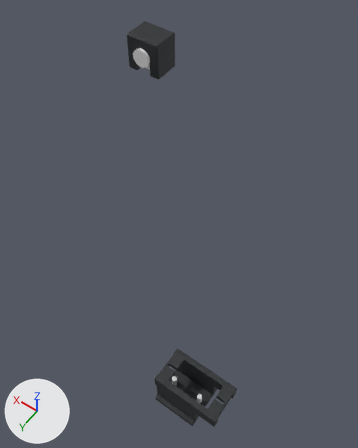
An edit to the Blender file hardware/robot-design/round-yaw-v2/revision-20261011-nomi-layoutA/print-split-v6/EffMeet2_NOMI_布局A_v6_紧凑候选.blend, drawn before and after from the same camera.
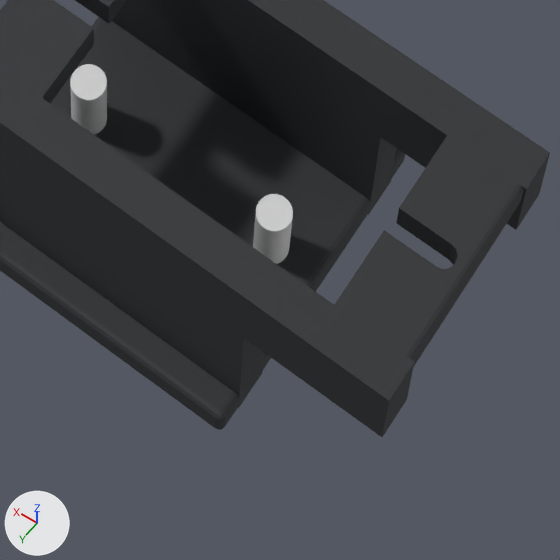
The first picture shows the older version from a camera (50 mm lens) standing at (-0.0953, 0.0774, 0.2702) and looking at (-0.0197, -0.0285, 0.1037). The close-ups show the older and then the newer version on the part from 45% to 67% of the width and 82% to 99% of the height of that picture. Only the edits that show in the close-ups are written down. Lighting does not change. The marker at lower left points along +X, +Y and +Z. The same objects are shown in both versions, whatever each file hides.

The first close-up shows 'N6_SERVO_ADJUSTABLE_CRADLE', 'N6_SERVO_ADJUSTABLE_CRADLE_HOLE_10', 'N6_SERVO_ADJUSTABLE_CRADLE_HOLE_11'.
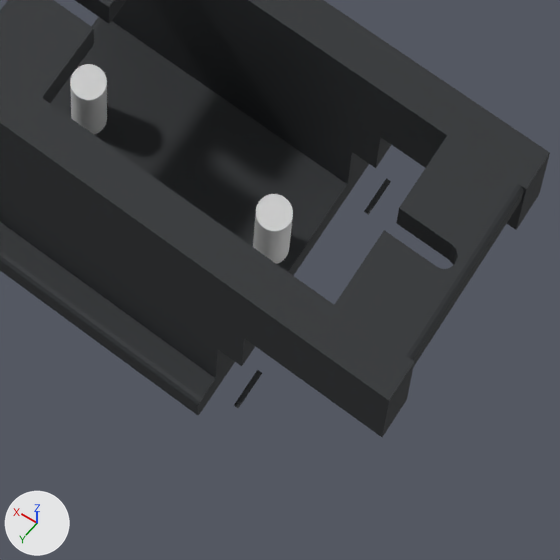
What differs and where, as boxes [x1, y1, x2, y2] in the close-ups (560 x 560 px):
'N6_SERVO_ADJUSTABLE_CRADLE', modifiers changed, reshaped
    both: [0, 0, 550, 437]
'N6_SERVO_ADJUSTABLE_CRADLE_HOLE_11', moved
    before: [70, 64, 107, 134]
    after: [253, 194, 293, 264]
'N6_SERVO_ADJUSTABLE_CRADLE_HOLE_10', moved
    before: [253, 194, 293, 264]
    after: [70, 64, 107, 134]

What the commit changed:
Mesh me_n6_servo_wire_relief_mesh is new.
It is a box spanning x -0.0034..0.0034, y -0.013..0.013, z -0.0048..0.0048.
Object 'N6_SERVO_ADJUSTABLE_CRADLE' (ob_n6_servo_adjustable_cradle) loses its BOOLEAN modifier named 'DIFFERENCE N6_SERVO_ADJUSTABLE_CRADLE_HOLE_10'.
Object 'N6_SERVO_ADJUSTABLE_CRADLE' (ob_n6_servo_adjustable_cradle) gains a BOOLEAN modifier named 'DIFFERENCE N6_SERVO_WIRE_RELIEF'.
On modifier 'DIFFERENCE N6_SERVO_WIRE_RELIEF' of object 'N6_SERVO_ADJUSTABLE_CRADLE' (ob_n6_servo_adjustable_cradle), object goes from ob_n6_servo_adjustable_cradle_hole_10 to ob_n6_servo_wire_relief.
Object 'N6_SERVO_ADJUSTABLE_CRADLE' (ob_n6_servo_adjustable_cradle) gains a BOOLEAN modifier named 'DIFFERENCE N6_SERVO_ADJUSTABLE_CRADLE_HOLE_12'.
Modifier setting: object = ob_n6_servo_adjustable_cradle_hole_10.
Modifier setting: solver = 'MANIFOLD'.
Object 'N6_SERVO_ADJUSTABLE_CRADLE_HOLE_10' (ob_n6_servo_adjustable_cradle_hole_10) moves from (-0.05304, 0.0, 0.0094) to (-0.03704, 0.0, 0.0094).
Object 'N6_SERVO_ADJUSTABLE_CRADLE_HOLE_11' (ob_n6_servo_adjustable_cradle_hole_11) moves from (-0.03704, 0.0, 0.0094) to (-0.05304, 0.0, 0.0094).
Object 'N6_SERVO_WIRE_RELIEF' (ob_n6_servo_wire_relief) is new; it shows me_n6_servo_wire_relief_mesh.
Its location is (-0.0584, 0.0, 0.0092).
It is now shown.
